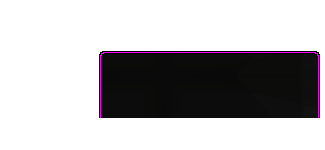
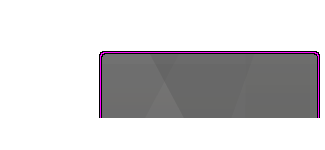
Revision of a layered 325×150 image; what changed, layer by layer:
added layer "Layer" in group "Layer Group" over left=102, top=54, right=317, bottom=118
added layer "graphite_pattern.png copy" (75%) in group "Layer Group" over left=102, top=54, right=317, bottom=118
hid "extmsgw_x.png #3", opacity 100% → 25% over left=102, top=54, right=317, bottom=118
hid "extmsgw_x.png #2" over left=102, top=54, right=317, bottom=118
hid "extmsgw_x.png #1" over left=102, top=54, right=317, bottom=118